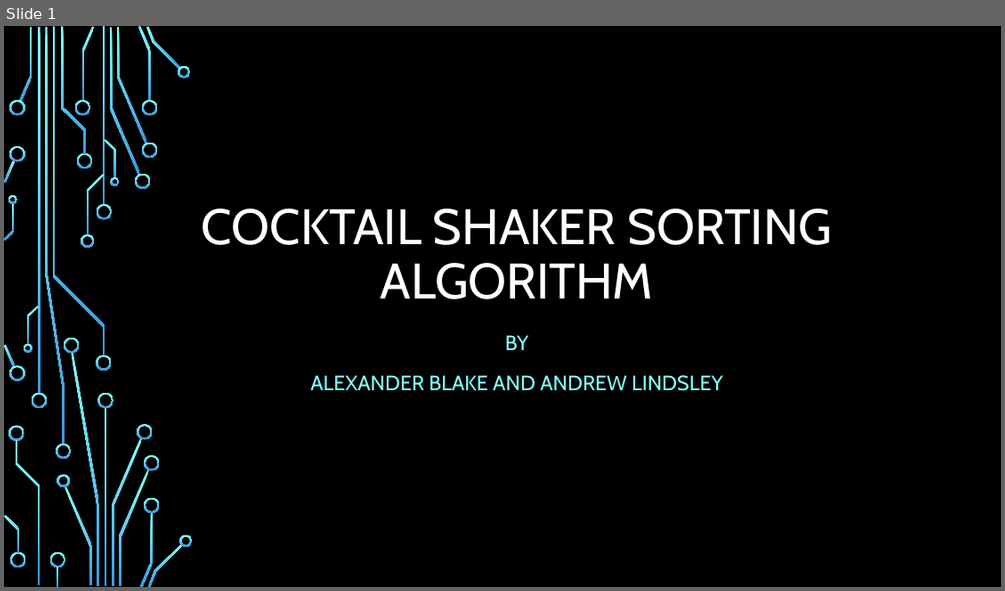
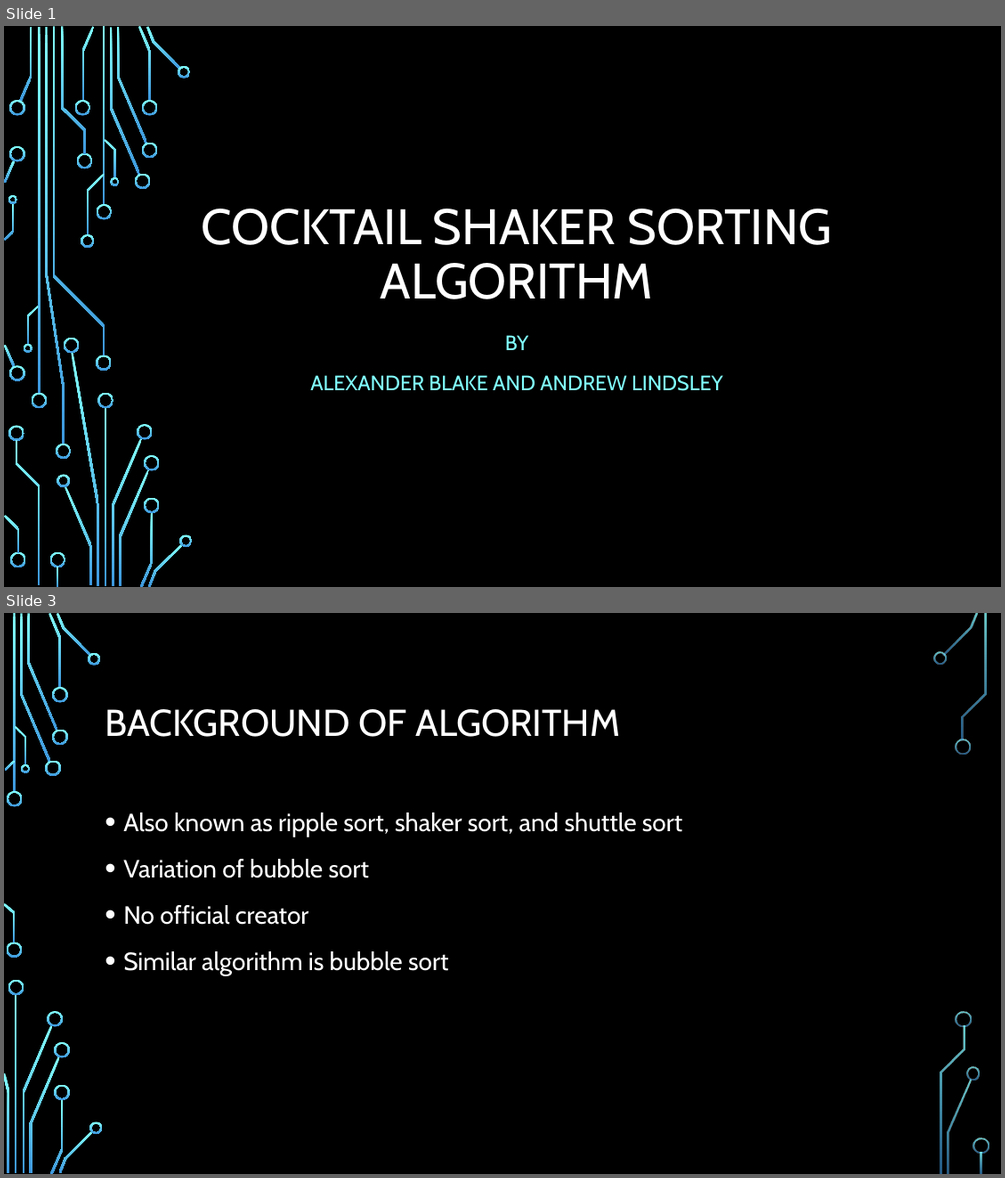
Before and after one commit to josephBlake/CocktailSort, a slide deck: FinalPresentation.pptx. Shown one above the other, each under a label of ours: slide 1 before the commit, slides 1 and 3 after it; the slides between them are not shown. The pictures are 1005x591 and 1005x1178 pixels, drawn with LibreOffice and Linux fonts; fonts in the diff are those of the drawing; background and template pictures are left out. Boxes give left, top, right and bottom in pixels: in the first picture for what was removed or moved away, otherwise in the second. Text is boxed around its words. In the diff, an @@ line names an element or a change of style, - is before the commit and + after.

```diff
--- a/FinalPresentation.pptx
+++ b/FinalPresentation.pptx
@@ slide 3 added at (4, 613, 1001, 1174), background picture (left out) @@
@@ title added at (105, 709, 620, 737), 36 pt, text #FFFFFF @@
+BACKGROUND OF ALGORITHM
@@ text added at (123, 812, 682, 976), 24 pt, text #FFFFFF @@
+• Also known as ripple sort, shaker sort, and shuttle sort
+• Variation of bubble sort
+• No official creator
+• Similar algorithm is bubble sort
@@ group added at (4, 613, 989, 1174): 33 freeform shapes, 3 rectangles @@
```
Also in this commit, not shown: 5 other slides added, 3 slides removed.
